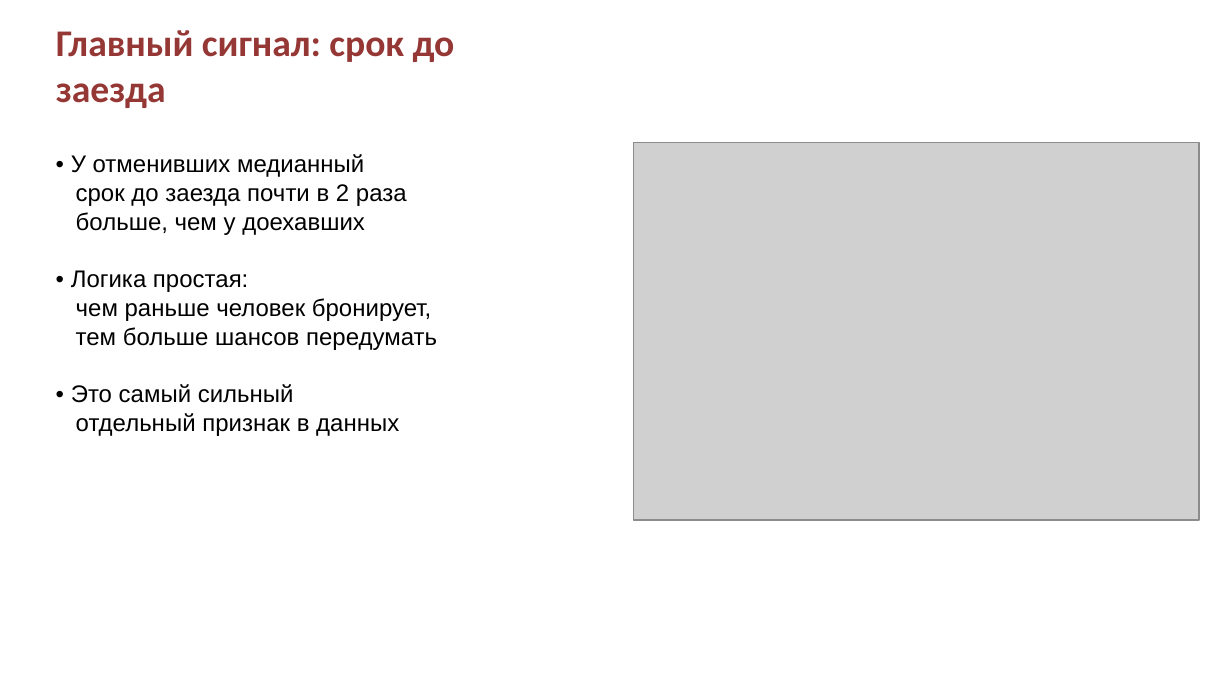
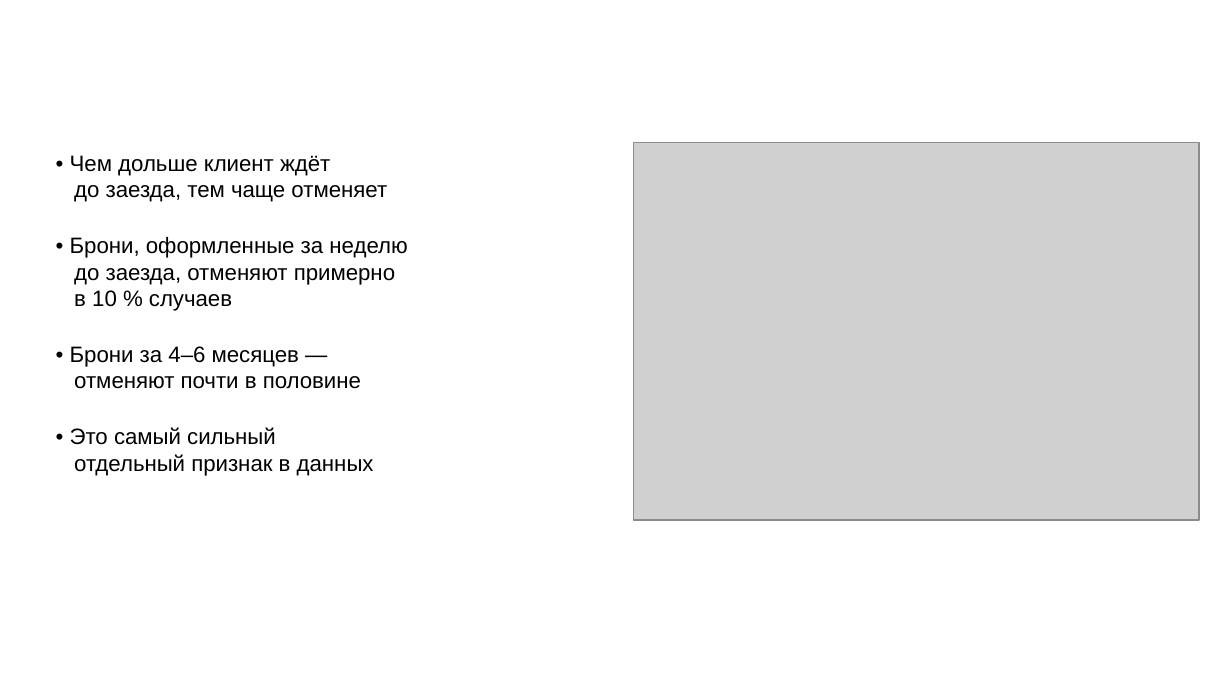
Before and after one commit to vitasha10/spbu2-project-sem2-ai, a slide deck: slide 5 of docs/presentation.pptx. Drawn at 1232x693 pixels with LibreOffice and Linux fonts; fonts in the diff are those of the drawing; grey boxes stand for pictures; background and template pictures are left out. Boxes give left, top, right and bottom in pixels: in the first picture for what was removed or moved away, otherwise in the second. Text is boxed around its words. In the diff, an @@ line names an element or a change of style, - is before the commit and + after.

Commit message:
tune presentation: charts, titles, text

```diff
--- a/docs/presentation.pptx
+++ b/docs/presentation.pptx
@@ title removed at bbox=[56, 30, 455, 108] @@
-Главный сигнал: срок до заезда
@@ text at bbox=[70, 155, 407, 389]: text changed; size 14 to 13 pt @@
-• У отменивших медианный
-срок до заезда почти в 2 раза
-больше, чем у доехавших
-• Логика простая:
-чем раньше человек бронирует,
-тем больше шансов передумать
+• Чем дольше клиент ждёт
+до заезда, тем чаще отменяет
+• Брони, оформленные за неделю
+до заезда, отменяют примерно
+в 10 % случаев
+• Брони за 4–6 месяцев —
+отменяют почти в половине
@@ text at bbox=[70, 427, 374, 476]: size 14 to 13 pt in "• Это самый сильный", "отдельный признак в данных" @@
```
Also in this commit, not shown: 13 other slides changed, 6 other files.
